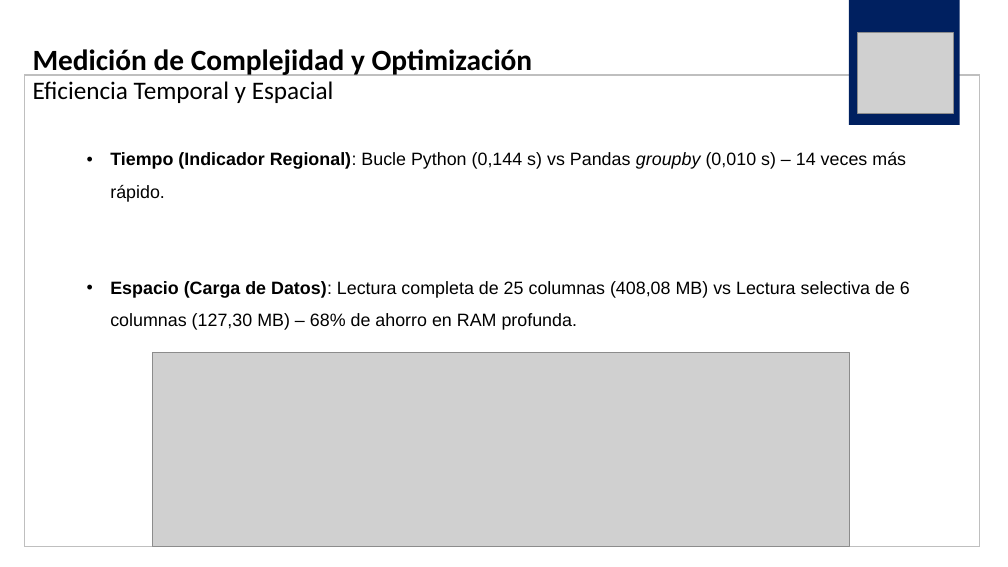
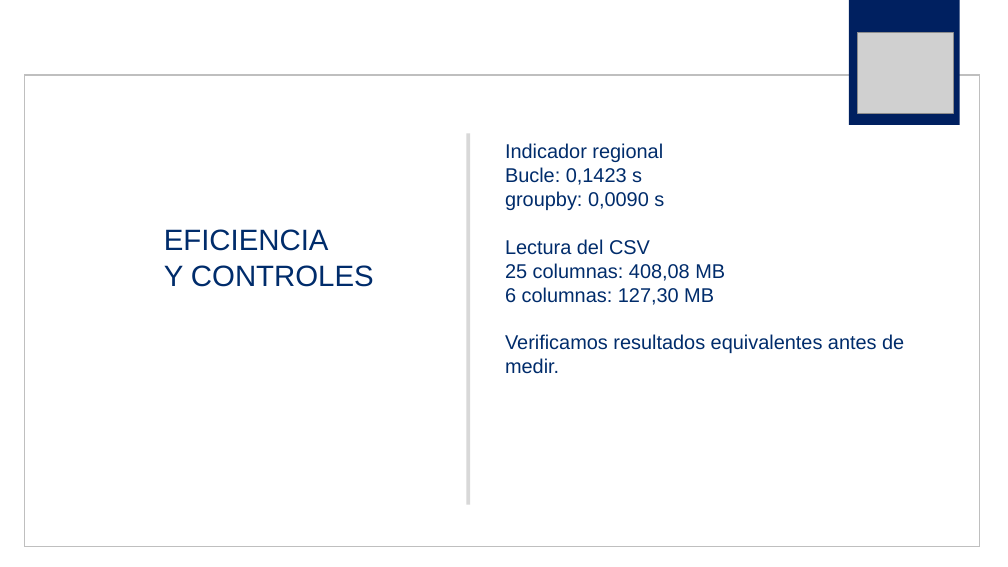
Before and after one commit to jorgealtamiranonavarrete-art/proyecto-grupo2, a slide deck: slide 15 of F4/f4_presentacion_grupo2.pptx (slide 13 before the commit). Drawn at 1008x567 pixels with LibreOffice and Linux fonts; fonts in the diff are those of the drawing; grey boxes stand for pictures. Boxes give left, top, right and bottom in pixels: in the first picture for what was removed or moved away, otherwise in the second. Text is boxed around its words. In the diff, an @@ line names an element or a change of style, - is before the commit and + after.

```diff
--- a/F4/f4_presentacion_grupo2.pptx
+++ b/F4/f4_presentacion_grupo2.pptx
@@ title removed at box(33, 49, 533, 103) @@
-Medición de Complejidad y Optimización
-Eficiencia Temporal y Espacial
@@ rectangle added at box(467, 133, 470, 504), fill #D8D8D8 @@
@@ text at box(505, 143, 904, 374): text changed; size 17 to 19 pt; text colour #000000 to #002C6B @@
-• Tiempo (Indicador Regional): Bucle Python (0,144 s) vs Pandas groupby (0,010 s) – 14 veces más rápido.
-• Espacio (Carga de Datos): Lectura completa de 25 columnas (408,08 MB) vs Lectura selectiva de 6 columnas (127,30 MB) – 68% de ahorro en RAM profunda.
+Indicador regional
+Bucle: 0,1423 s
+groupby: 0,0090 s
+Lectura del CSV
+25 columnas: 408,08 MB
+6 columnas: 127,30 MB
+Verificamos resultados equivalentes antes de medir.
@@ text added at box(164, 229, 374, 287), 28 pt, text #002C6B @@
+EFICIENCIA
+Y CONTROLES
@@ picture removed at box(153, 352, 850, 547) @@
```
Also in this commit, not shown: 1 other slide changed, 4 slides added, 3 slides removed, 1 other file.
